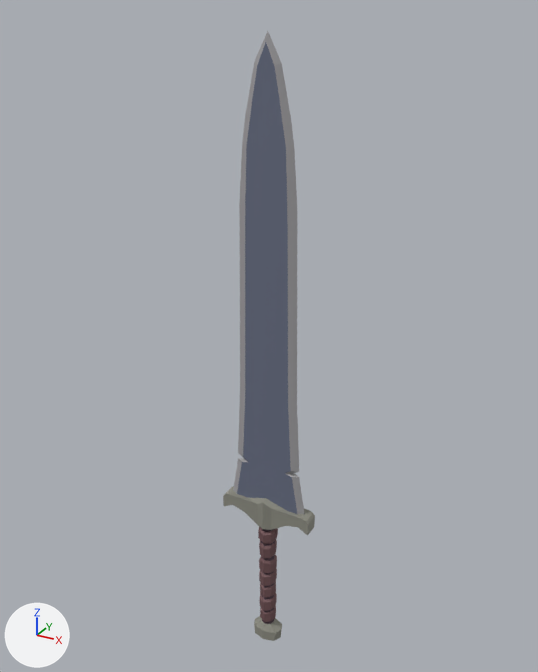
The FBX model Hell's Kitchen/Assets/Models/Weapons/Sword_big.fbx, before and after one commit.
Rendered twice from a camera (50 mm lens) standing at (1.34, -2.43, 2.65) and looking at (-0.04, 0.07, 1.4). Lighting does not change. The marker at lower left points along +X, +Y and +Z.

Objects in the first picture: 'Sword_big'.
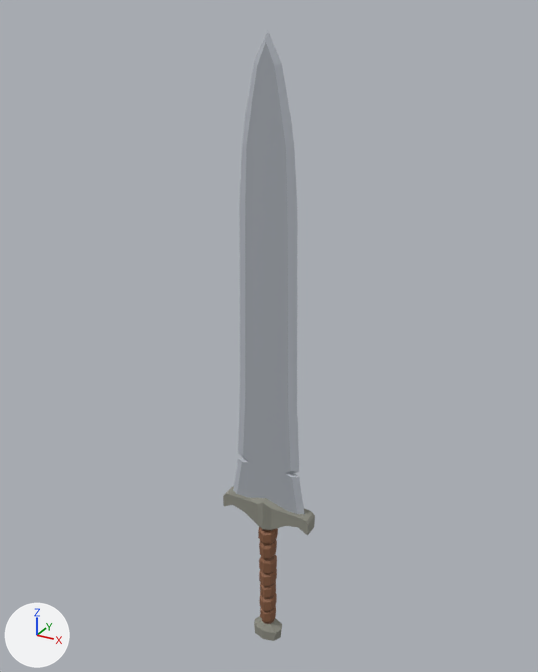
The newer file is also rescaled (x2.356) as a whole; pictures and numbers use the older file's frame.

Changed parts and their boxes (x1, y1, x2, y2) in the pictures (538 x 672 px):
'Sword_big', recoloured (blue to grey): (231, 31, 307, 626) in both

Diff of the bpy script that builds the scene:
```diff
--- a/Hell's Kitchen/Assets/Models/Weapons/Sword_big.fbx.py
+++ b/Hell's Kitchen/Assets/Models/Weapons/Sword_big.fbx.py
@@ mat_steel @@
 mat_steel = principled_material('Steel')
-mat_steel.base_color = (0.138, 0.158, 0.227)  # blue #686f83
+mat_steel.base_color = (0.376, 0.402, 0.44)  # grey #a5aab1
 mat_steel.roughness = 0.69
```
